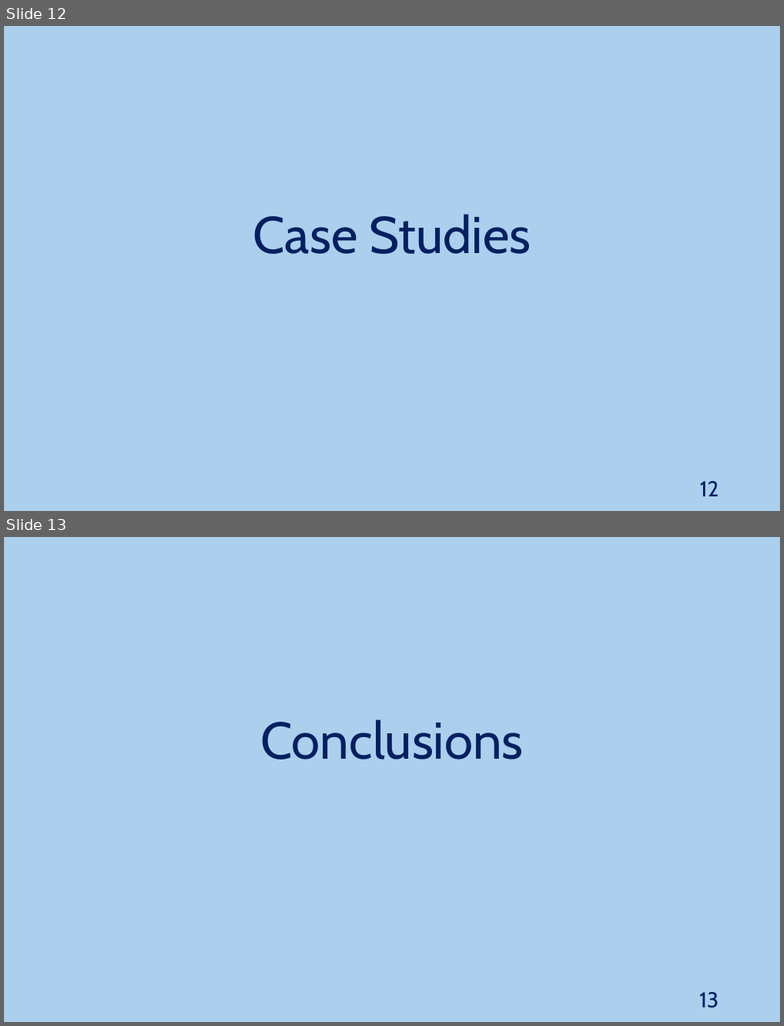
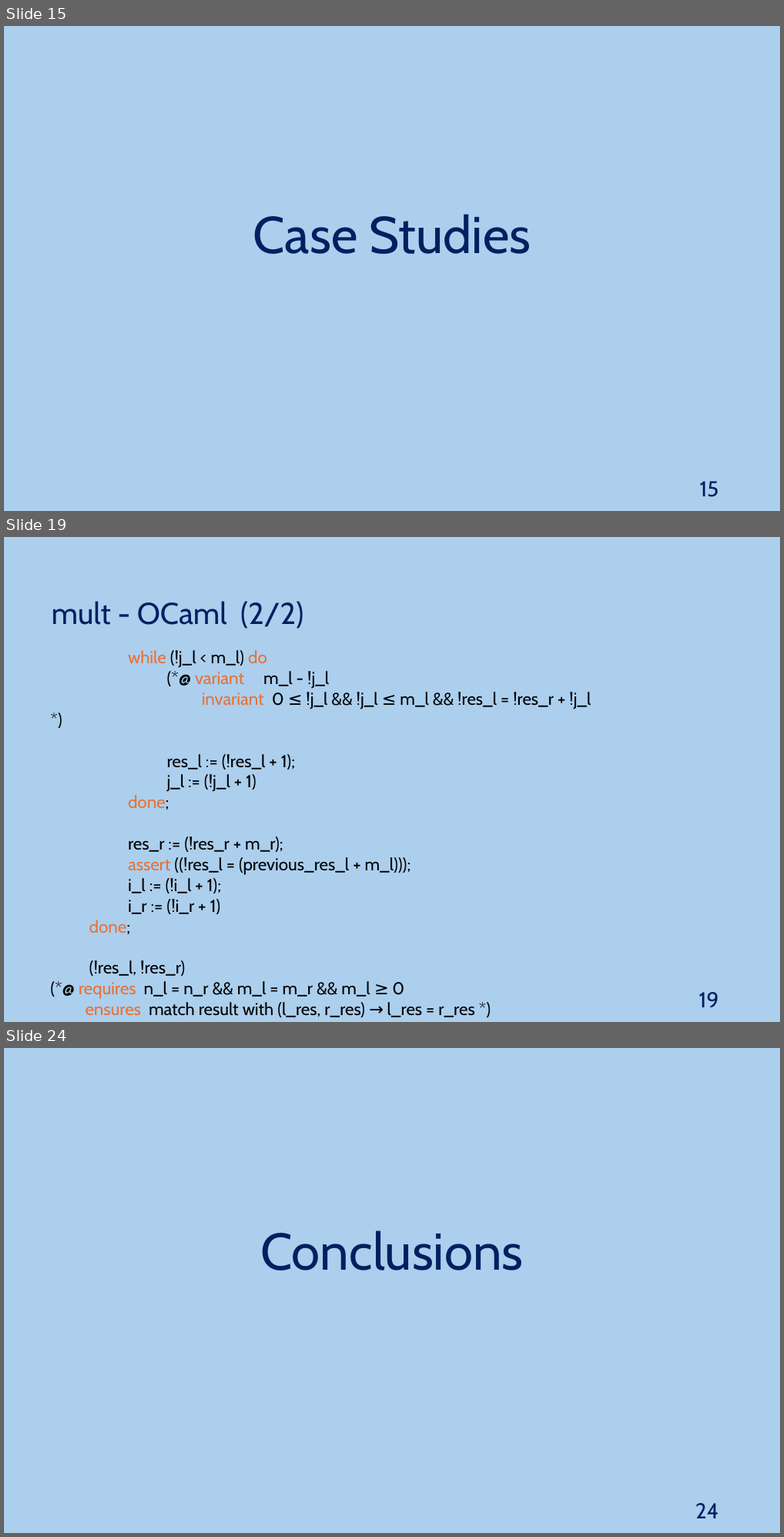
Before and after one commit to JoaoNini75/MasterThesis, a slide deck: tese/presentation/Ap Tese.pptx. Shown one above the other, each under a label of ours: slides 12 and 13 before the commit, slides 15, 19 and 24 after it; the slides between them are not shown. The pictures are 784x1026 and 784x1537 pixels, drawn with LibreOffice and Linux fonts; fonts in the diff are those of the drawing. Boxes give left, top, right and bottom in pixels: in the first picture for what was removed or moved away, otherwise in the second. Text is boxed around its words. In the diff, an @@ line names an element or a change of style, - is before the commit and + after.

```diff
--- a/tese/presentation/Ap Tese.pptx
+++ b/tese/presentation/Ap Tese.pptx
@@ slide 19 added at <box>4,537,780,1022</box>, background #ACCFEE @@
@@ text added at <box>52,601,304,629</box>, 28 pt, text #002060 @@
+mult - OCaml (2/2)
@@ text added at <box>79,650,591,1017</box>, 16 pt, text #000000 @@
+  while (!j_l < m_l) do
+  (*@ variant m_l - !j_l
+  invariant 0 ≤ !j_l && !j_l ≤ m_l && !res_l = !res_r + !j_l *)
+  res_l := (!res_l + 1);
+  j_l := (!j_l + 1)
+  done;
+  res_r := (!res_r + m_r);
+  assert ((!res_l = (previous_res_l + m_l)));
+  i_l := (!i_l + 1);
+  i_r := (!i_r + 1)
+  done;
+  (!res_l, !res_r)
+  (*@ requires n_l = n_r && m_l = m_r && m_l ≥ 0
+  ensures match result with (l_res, r_res) → l_res = r_res *)
@@ page number added at <box>699,992,719,1007</box>, 20 pt, text #002060 @@
+19
@@ what was slide 12 is now slide 15 @@
@@ page number at <box>700,481,719,497</box>: text changed @@
-12
+15
@@ what was slide 13 is now slide 24 @@
@@ page number at <box>695,1503,719,1518</box>: text changed @@
-13
+24
```
Also in this commit, not shown: 1 slide changed, 11 other slides added, 1 slide removed.
